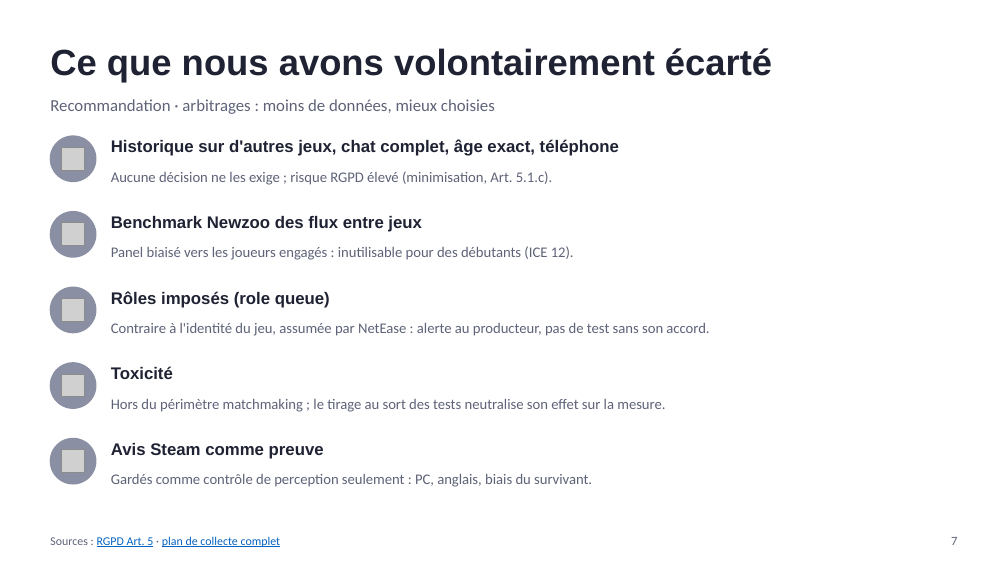
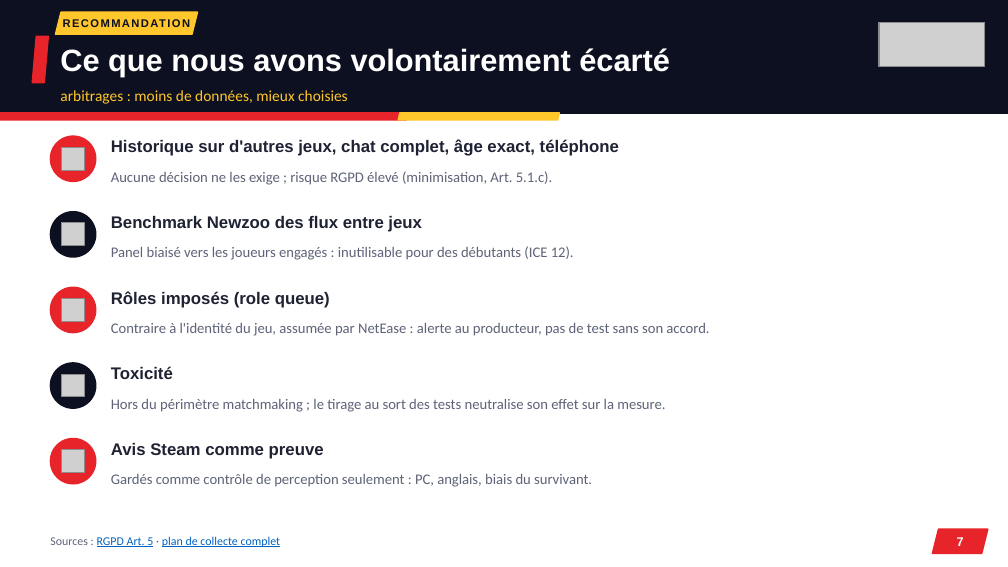
Before and after one commit to noeantoniov1-crypto/SOCIO, a slide deck: slide 7 of docs/presentation/pitch_marvel_rivals_netease.pptx. Drawn at 1008x567 pixels with LibreOffice and Linux fonts; fonts in the diff are those of the drawing; grey boxes stand for pictures. Boxes give left, top, right and bottom in pixels: in the first picture for what was removed or moved away, otherwise in the second. Text is boxed around its words. In the diff, an @@ line names an element or a change of style, - is before the commit and + after.

```diff
--- a/docs/presentation/pitch_marvel_rivals_netease.pptx
+++ b/docs/presentation/pitch_marvel_rivals_netease.pptx
@@ rectangle added at <box>0,0,1008,113</box>, fill #0D1020, outline #0D1020 1 pt @@
@@ parallelogram added at <box>55,12,198,34</box>, fill #FFC72C, outline #FFC72C 1 pt @@
@@ text added at <box>55,12,198,34</box>, 8 pt, text #0D1020, bold @@
+RECOMMANDATION
@@ picture added at <box>879,22,985,67</box> @@
@@ parallelogram added at <box>32,36,48,83</box>, fill #E62429, outline #E62429 1 pt @@
@@ text "Ce que nous avons volontairement ...": place and size @@
-text "Ce que nous avons volontairement ..." at <box>50,48,772,82</box>
+text "Ce que nous avons volontairement ..." at <box>60,48,670,77</box>
@@ text "Ce que nous avons volontairement ..." at <box>60,48,670,77</box>: size 26 to 22 pt, text colour #1F2233 to #FFFFFF @@
@@ parallelogram added at <box>0,113,408,120</box>, fill #E62429, outline #E62429 1 pt @@
@@ text at <box>60,90,348,104</box>: text changed; size 12 to 11 pt; text colour #5E6378 to #FFC72C @@
-Recommandation · arbitrages : moins de données, mieux choisies
+arbitrages : moins de données, mieux choisies
@@ parallelogram added at <box>398,113,559,120</box>, fill #FFC72C, outline #FFC72C 1 pt @@
@@ ellipse at <box>50,212,96,257</box>: fill #8A8FA3 to #0D1020; outline #8A8FA3 1 pt to #0D1020 1 pt @@
@@ ellipse at <box>50,363,96,408</box>: fill #8A8FA3 to #0D1020; outline #8A8FA3 1 pt to #0D1020 1 pt @@
@@ fill #8A8FA3 to #E62429; outline #8A8FA3 1 pt to #E62429 1 pt in 3 elements at <box>50,136,96,181</box>, <box>50,287,96,333</box>, <box>50,438,96,484</box> @@
@@ text "7" at <box>957,537,964,546</box>: font Calibri to Arial, text colour #5E6378 to #FFFFFF, bold on; alignment right to centre @@
@@ parallelogram added at <box>932,529,988,553</box>, fill #E62429, outline #E62429 1 pt @@
```
Also in this commit, not shown: 11 other slides changed, 3 other files.
